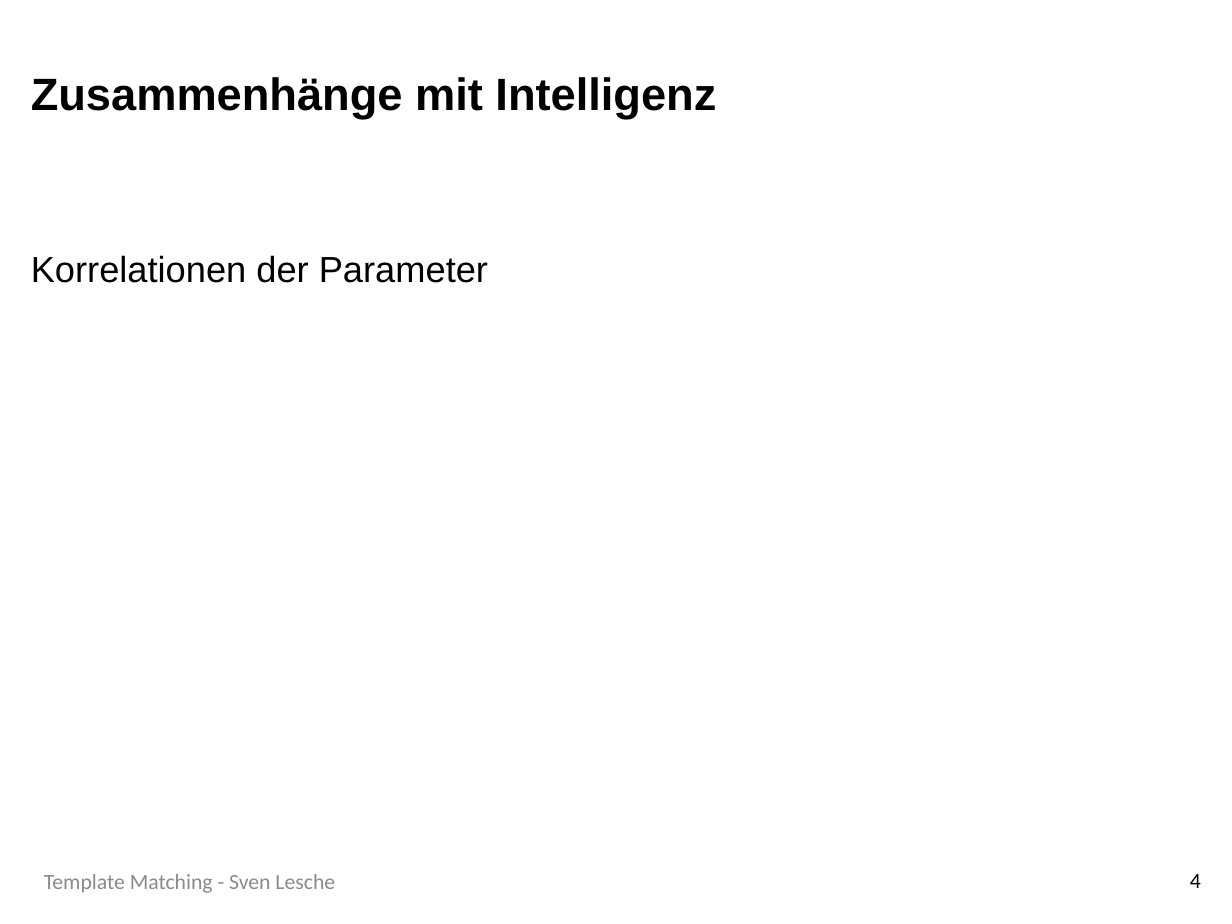
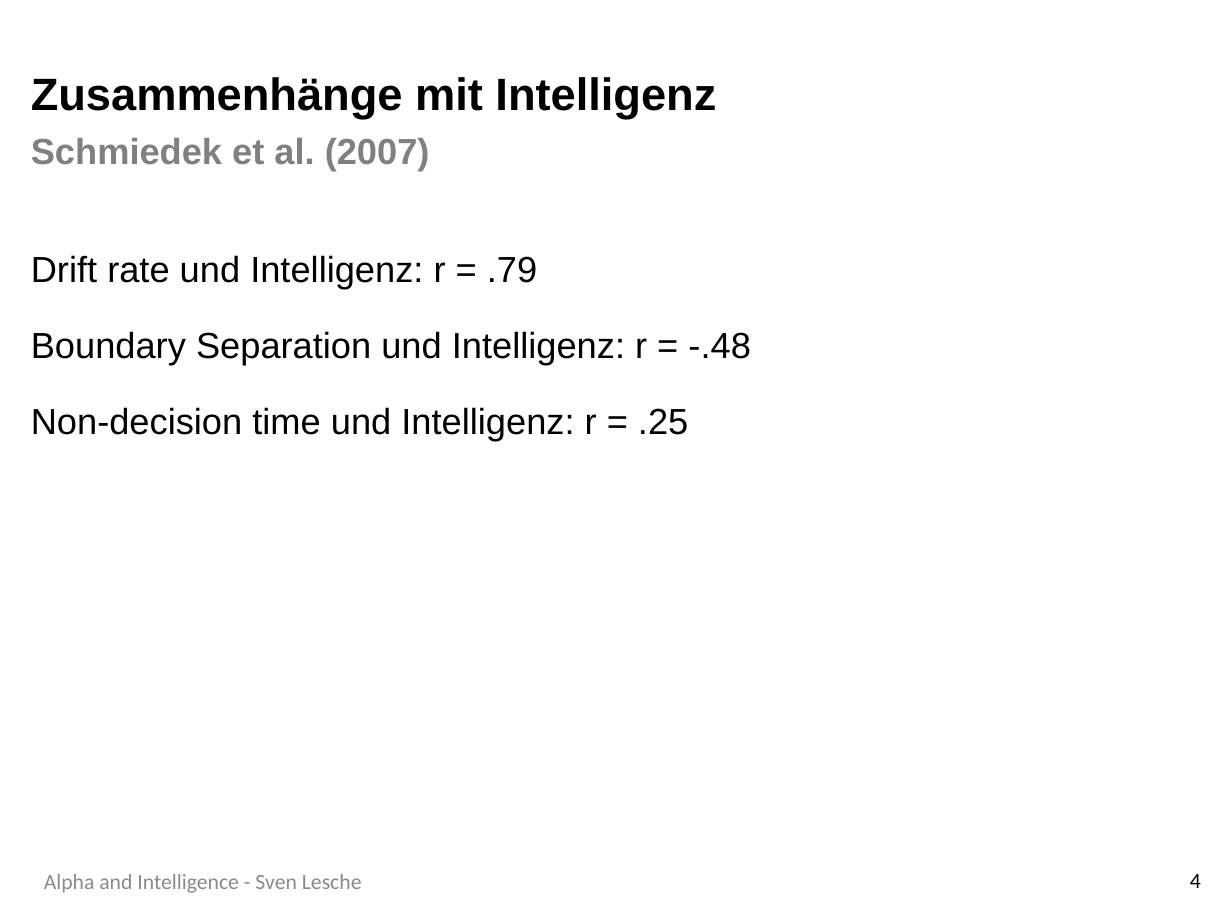
Before and after one commit to SLesche/levy-intelligence, a slide deck: slide 4 of presentations/levy_presentation.pptx. Drawn at 1232x924 pixels with LibreOffice and Linux fonts; fonts in the diff are those of the drawing; background and template pictures are left out. Boxes give left, top, right and bottom in pixels: in the first picture for what was removed or moved away, otherwise in the second. Text is boxed around its words. In the diff, an @@ line names an element or a change of style, - is before the commit and + after.

```diff
--- a/presentations/levy_presentation.pptx
+++ b/presentations/levy_presentation.pptx
@@ title at (x1=31, y1=77, x2=716, y2=171): text changed @@
-Zusammenhänge mit Intelligenz
+Zusammenhänge mit Intelligenz
+Schmiedek et al. (2007)
@@ text at (x1=31, y1=255, x2=750, y2=441): text changed @@
-Korrelationen der Parameter
+Drift rate und Intelligenz: r = .79
+Boundary Separation und Intelligenz: r = -.48
+Non-decision time und Intelligenz: r = .25
@@ text at (x1=44, y1=874, x2=362, y2=893): text changed @@
-Template Matching - Sven Lesche
+Alpha and Intelligence - Sven Lesche
```
Also in this commit, not shown: 19 other slides changed, 3 slides added, 2 slides removed.
